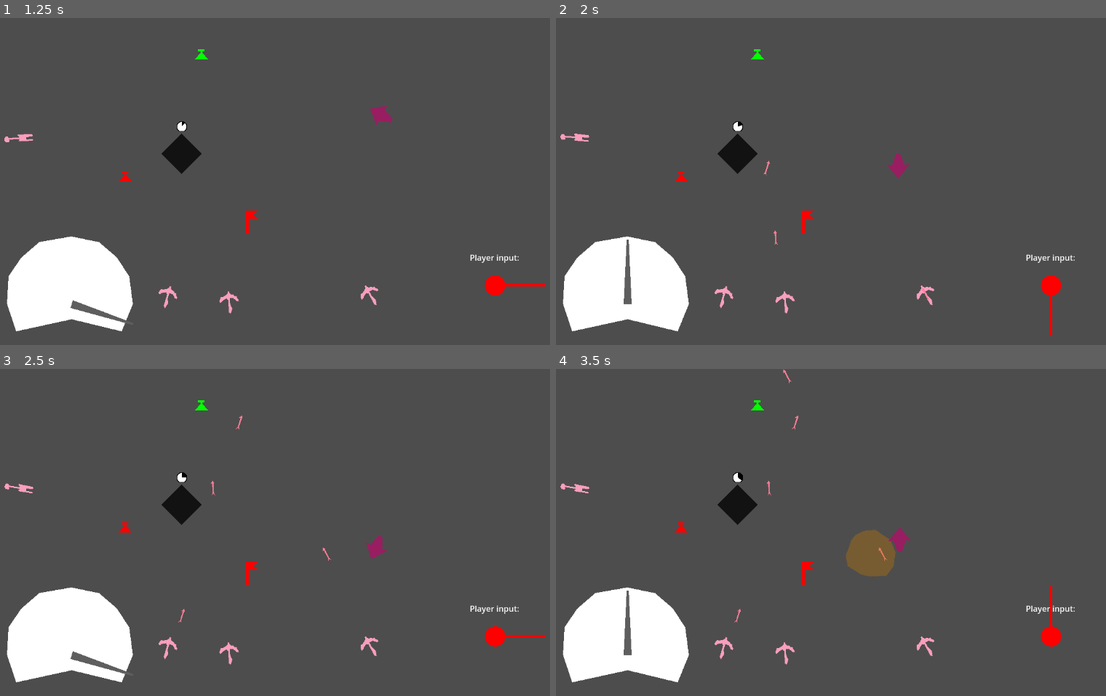
Above: before the commit, frames 1-4 (two rows, left to right).
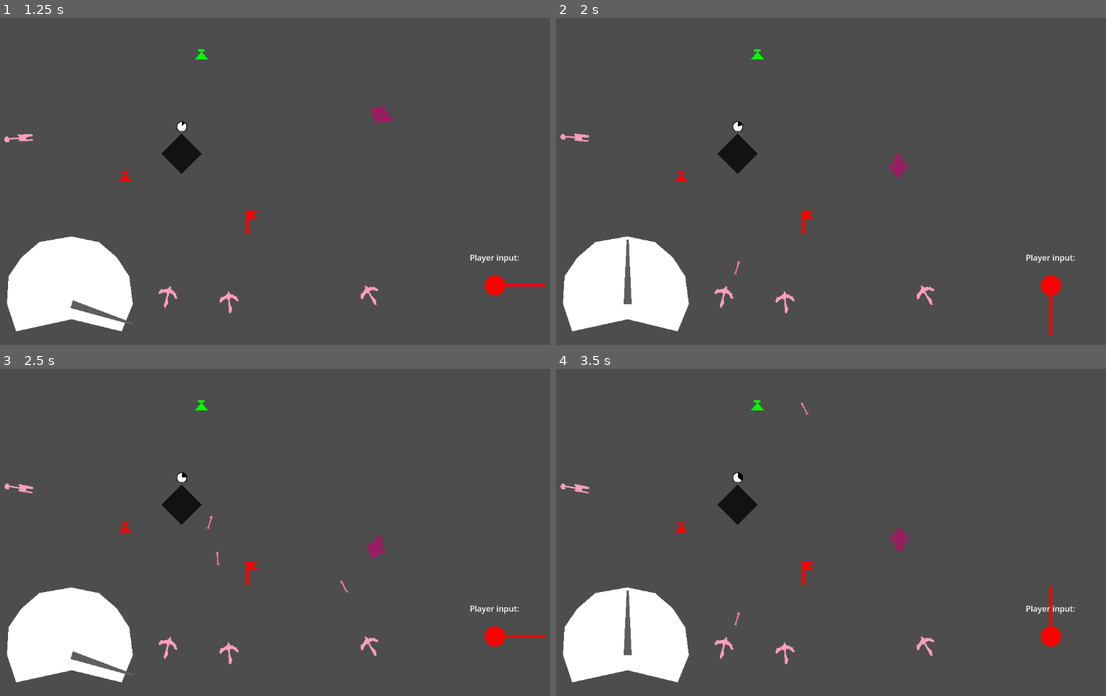
Above: after the commit, the same moments.

Repository: IwailerI/micro-jam-colors
Game: Godot game, scene res://scenes/level/level.tscn
The game is run twice, just before and just after one commit, with the same random seed, the same clock (stepped at 60 frames per second) and the same inputs.
Inputs:
- Up to frame 1 (1.25 s): hold D (movement_right) from 0.53 s (still down); hold Space (throttle) from 0.53 s (still down)
- Up to frame 2 (2 s): release D (movement_right) at 1.28 s; release Space (throttle) at 1.28 s; hold S (movement_down) from 1.28 s (still down); tap Space (throttle) at 1.35 s
- Up to frame 3 (2.5 s): release S (movement_down) at 2.03 s; hold D (movement_right) from 2.03 s (still down); hold Space (throttle) from 2.03 s (still down)
- Up to frame 4 (3.5 s): release D (movement_right) at 2.78 s; release Space (throttle) at 2.78 s; hold W (movement_up) from 2.78 s (still down); tap Space (throttle) at 2.85 s

Frame 1 is identical in both runs. In frame 2, less than 0.1% of the frame differs, in the area x 32-68%, y 43-87%; in frame 3, 0.1%; in frame 4, 1.1%, in the area x 32-62%, y 0-79%.

Commit message:
--fixup yes

Diff:
--- a/objects/catapult/catapult.tscn
+++ b/objects/catapult/catapult.tscn
@@ -7,6 +7,7 @@
 
 [node name="Catapult" type="StaticBody2D"]
 script = ExtResource("1_t8e78")
+preempt_player = false
 
 [node name="Cooldown" type="Timer" parent="."]
 
--- a/objects/crossbow/crossbow.tscn
+++ b/objects/crossbow/crossbow.tscn
@@ -9,6 +9,8 @@
 collision_layer = 2
 collision_mask = 0
 script = ExtResource("1_ksyy8")
+wakeup = 0.5
+cooldown = 1.5
 
 [node name="Cooldown" type="Timer" parent="."]
 
--- a/scenes/level/level.tscn
+++ b/scenes/level/level.tscn
@@ -100,22 +100,16 @@
 [node name="Crossbow" parent="." instance=ExtResource("7_xv074")]
 position = Vector2(366, 546)
 rotation = -1.28095
-wakeup = 0.333
-cooldown = 1.0
+wakeup = 0.33
 
 [node name="Crossbow2" parent="." instance=ExtResource("7_xv074")]
 position = Vector2(486, 557)
 rotation = -1.63637
-wakeup = 0.667
-cooldown = 1.0
 
 [node name="Crossbow3" parent="." instance=ExtResource("7_xv074")]
 position = Vector2(763, 544)
 rotation = -2.06261
-wakeup = 1.0
-cooldown = 1.0
+wakeup = 0.66
 
 [node name="Catapult" parent="." instance=ExtResource("8_sytrn")]
 position = Vector2(82, 238)
-wakeup = 2.0
-cooldown = 1.0
